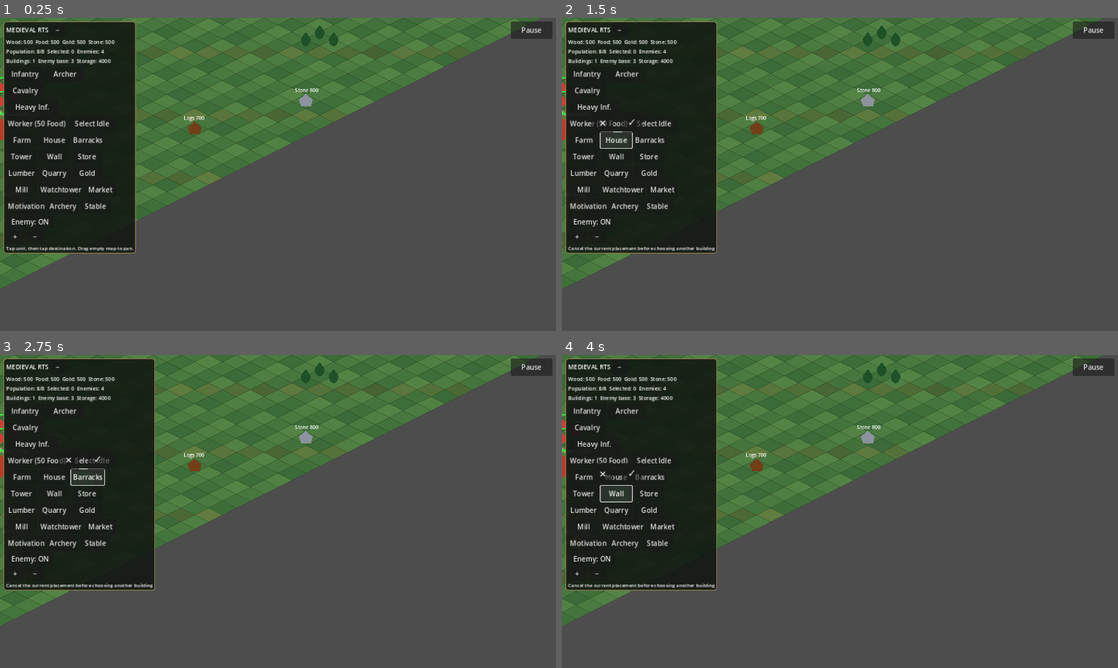
Above: before the commit, frames 1-4 (two rows, left to right).
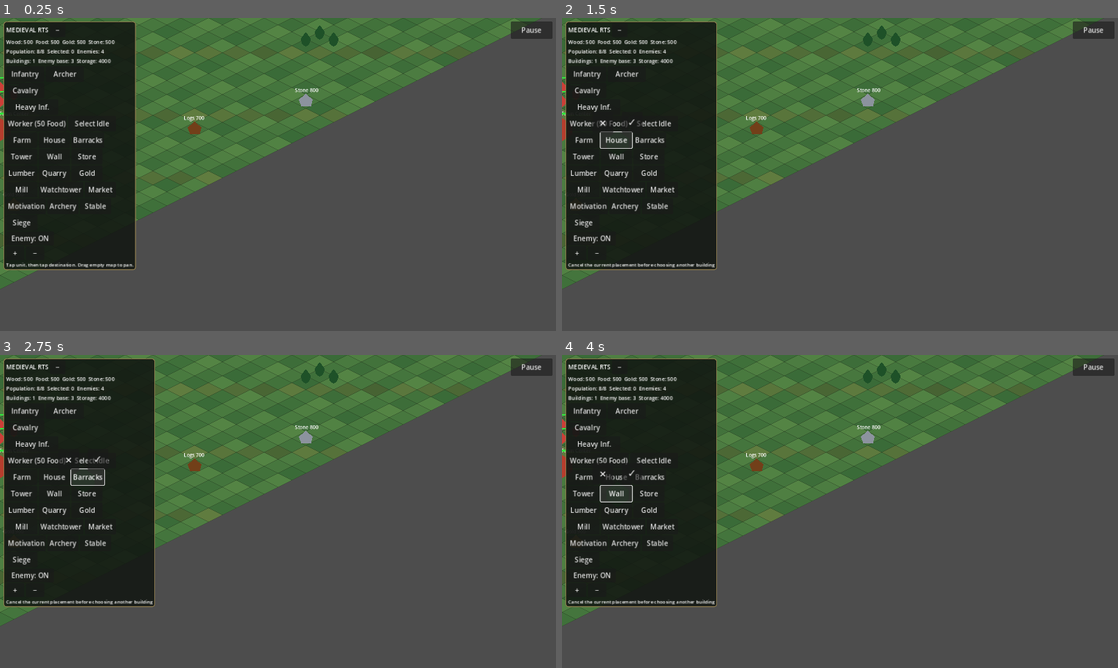
Above: after the commit, the same moments.

Repository: noub1234567-cmd/Medieval-RTS-Test
Game: Godot game, scene res://scenes/main.tscn
The game is run twice, just before and just after one commit, with the same random seed, the same clock (stepped at 60 frames per second) and the same inputs.
Inputs:
- Up to frame 1 (0.25 s): no input
- Up to frame 2 (1.5 s): click "Farm" at 0.5 s; click "House" at 1.25 s
- Up to frame 3 (2.75 s): click "Barracks" at 2 s
- Up to frame 4 (4 s): click "Tower" at 2.75 s; click "Wall" at 3.5 s

The runs differ from the first frame. In frame 1, 1.7% of the frame differs, in the area x 0-25%, y 64-81%; in frame 2, 1.9%, in the area x 0-28%, y 64-81%; in frame 3, 1.9%; in frame 4, 1.9%.

Commit message:
Add Siege Workshop building option

Diff:
--- a/scripts/game.gd
+++ b/scripts/game.gd
@@ -92,7 +92,7 @@
 var storage_points: Array[Node2D] = []
 var storage_capacity := 4000
 const ResourceNodeScript := preload("res://scripts/resource_node.gd")
-var building_cost := {"Farm": {"wood": 80, "gold": 30}, "Hou …(506 unchanged characters)… 0}, "Stable": {"wood": 180, "gold": 100}}
+var building_cost := {"Farm": {"wood": 80, "gold": 30}, "Hou …(506 unchanged characters)… 0}, "Stable": {"wood": 180, "gold": 100}, "Siege Workshop": {"wood": 220, "gold": 100, "stone": 100}}
 
 func _ready() -> void:
 	var overlay := OverlayScene.instantiate()
@@ -799,12 +799,12 @@
 	select_idle_button.pressed.connect(select_idle_workers)
 	worker_row.add_child(select_idle_button)
 	var building_rows:Array[HBoxContainer]=[]
-	for row_index in range(5):
+	for row_index in range(6):
 		var building_row:=HBoxContainer.new()
 		building_row.add_theme_constant_override("separation",3)
 		v.add_child(building_row)
 		building_rows.append(building_row)
-	var building_names=["Farm","House","Barracks","Tower","Wall","Store","Lumber","Quarry","Gold","Mill","Watchtower","Market","Motivation","Archery","Stable"]
+	var building_names=["Farm","House","Barracks","Tower","Wall","Store","Lumber","Quarry","Gold","Mill","Watchtower","Market","Motivation","Archery","Stable","Siege"]
 	for i in range(building_names.size()):
 		var building_name=building_names[i]
 		var b:=Button.new()
@@ -1210,7 +1210,7 @@
 	structure.position=pos
 	var shape:=Polygon2D.new()
 	shape.polygon=PackedVector2Array([Vector2(0,-26),Vector2(24,-10),Vector2(24,12),Vector2(0,28),Vector2(-24,12),Vector2(-24,-10)])
-	shape.color={"Farm":Color(0.65,0.55,0.25),"House":Color(0.6 …(408 unchanged characters)… .62,0.25),"Stable":Color(0.62,0.38,0.22)}[pending_building]
+	shape.color={"Farm":Color(0.65,0.55,0.25),"House":Color(0.6 …(408 unchanged characters)… .62,0.25),"Stable":Color(0.62,0.38,0.22),"Siege Workshop":Color(0.5,0.38,0.3)}[pending_building]
 	structure.add_child(shape)
 	var label:=Label.new()
 	label.name="BuildingNameLabel"
